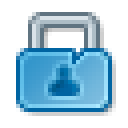
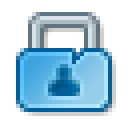
Layered file, before and after one edit (128x128). Changes by layer:
added group "blue light" (1st of 2) with 2 layers above "green light" over 20, 52, 108, 108
added layer "blue light" (2nd of 2, in "blue light") in group "blue light" over 20, 52, 108, 108
added layer "blue light back" in group "blue light" over 48, 64, 80, 96
hid group "blue" (1st of 2) (2 layers) over 20, 52, 108, 108
